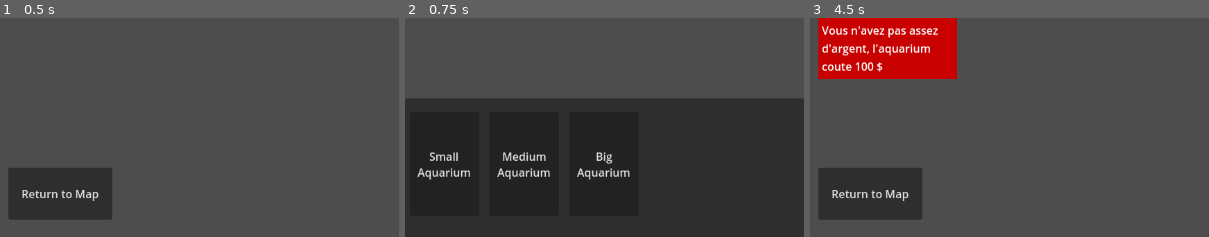
Above: before the commit, frames 1-3 (left to right).
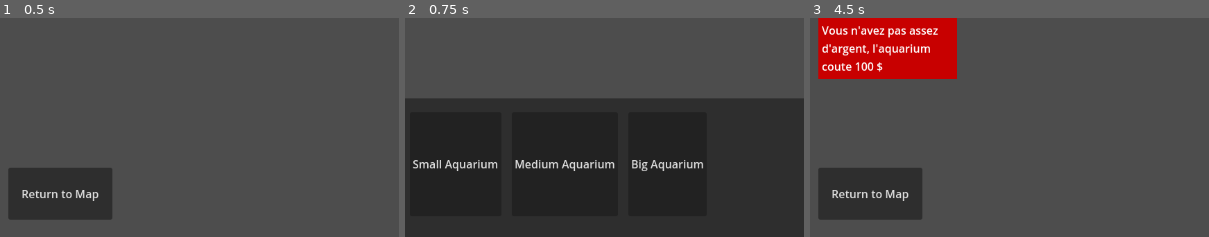
Above: after the commit, the same moments.

Repository: LeSaintRizBleu/poisson
Game: Godot game, scene res://core/aquarium/Aquarium.tscn
Two runs of this game, one before a commit and one after it. Both use one fixed random seed, a clock stepped at 60 frames per second and the inputs below. The engine's default icon, where the game draws it, is replaced by a stand-in: a white triangle on a blue panel in a dark square.
Inputs:
- Up to frame 1 (0.5 s): no input
- Up to frame 2 (0.75 s): click "Shop" at 0.5 s
- Up to frame 3 (4.5 s): click "Small Aquarium" at 1.25 s; click "Shop" at 2 s; click "Medium Aquarium" at 2.75 s; click "Shop" at 3.5 s; click "Big Aquarium" at 4.25 s
The pictures show only the part of the screen within x 1-51%, y 50-100%; the shares and areas given below are measured in that part.

Frame 1 is identical in both runs. In frame 2, 2.8% of the frame differs, in the area x 2-75%, y 61-74%; in frame 3, nothing differs.

Commit message:
add resources for aquarium shop

Diff:
--- a/core/aquarium/Aquarium.gd
+++ b/core/aquarium/Aquarium.gd
@@ -28,13 +28,14 @@
 			var x: float = aquarium["x"]
 			var y: float = aquarium["y"]
 			var pos: Vector2 = Vector2(x, y)
-			instance.type = aquarium["type"]
+			var url: String = "res://resources/aquariumTypes/"+aquarium["type"]+".tres"
+			instance.type = load(url)
 			instance.global_position = pos
 			instance.id = id
 			structures.add_child(instance)
 
-func create_tank_ghost(type: String) -> void:
-	if Save.get_money() < 100: #TODO fix  mettre prix reel de l'aquarium
+func create_tank_ghost(type: AquariumType) -> void:
+	if Save.get_money() < type.get_price():
 		add_error_popup("Vous n'avez pas assez d'argent, l'aquarium coute 100 $")
 	elif ghosts.get_child_count() == 0:
 		var instance: TankGhost = tank_ghost.instantiate()
@@ -43,8 +44,8 @@
 		instance.create_tank.connect(create_tank)
 		instance.error.connect(add_error_popup)
 
-func create_tank(pos: Vector2, type: String) -> void:
-	var id: String = Save.add_aquirium(pos, type)
+func create_tank(pos: Vector2, type: AquariumType) -> void:
+	var id: String = Save.add_aquirium(pos, type.get_id())
 	Save.save_data()
 	var instance: Tank = tank.instantiate()
 	instance.id = id
@@ -52,7 +53,7 @@
 	instance.type = type
 	structures.add_child(instance)
 
-func _on_aquarium_hud_create_tank(type: String) -> void:
+func _on_aquarium_hud_create_tank(type: AquariumType) -> void:
 	create_tank_ghost(type)
 
 func add_error_popup(content: String) -> void:
--- a/core/globals/Context.gd
+++ b/core/globals/Context.gd
@@ -3,3 +3,4 @@
 var tank_id: String = ""
 var fish: String = ""
 var ghost_on: bool = false
+var type: AquariumType
--- /dev/null
+++ b/core/resources/AquariumType.gd
@@ -0,0 +1,23 @@
+class_name AquariumType
+extends Resource
+
+@export var id: String
+@export var name: String
+@export var price: int
+@export var capacity: int
+@export var color: Color
+
+func get_label() -> String:
+	return name
+
+func get_price() -> int:
+	return price
+
+func get_capacity() -> int:
+	return capacity
+
+func get_color() -> Color:
+	return color
+
+func get_id() -> String:
+	return id
--- a/core/tank/Tank.gd
+++ b/core/tank/Tank.gd
@@ -3,14 +3,14 @@
 
 var mouse_in: bool = false
 var id: String
-var type: String
+var type: AquariumType
 
 @onready var sprite: Sprite2D = $Sprite2D
 
 var visualisation_url: String = "res://core/visualisation/Visualisation.tscn"
 
 func _ready() -> void:
-	_get_color_for_type()
+	sprite.modulate = type.get_color()
 
 func destroy() -> void:
 	queue_free()
@@ -30,13 +30,5 @@
 func create_visualisation() -> void:
 	if Context.ghost_on == false:
 		Context.tank_id = id
+		Context.type = type
 		get_tree().change_scene_to_file(visualisation_url)
-
-func _get_color_for_type() -> void:
-	match type:
-		"small":
-			sprite.modulate = Color("#00ff00")
-		"medium":
-			sprite.modulate = Color("#0000ff")
-		"big":
-			sprite.modulate = Color("#ff0000")
--- a/core/tank/TankGhost.gd
+++ b/core/tank/TankGhost.gd
@@ -2,7 +2,7 @@
 class_name TankGhost
 
 var can_be_placed: int = 0
-var type: String
+var type: AquariumType
 
 var grid_size: Vector2 = Vector2(32, 32)
 
@@ -35,7 +35,7 @@
 
 func create_struct() -> void:
 	if can_be_placed == 0:
-		Save.sub_money(_get_tank_price_for_size())
+		Save.sub_money(type.get_price())
 		create_tank.emit(_get_pos_in_grid(), type)
 		destroy()
 	else:
@@ -50,14 +50,3 @@
 
 func _on_area_2d_area_exited(_area: Area2D) -> void:
 	can_be_placed -= 1
-
-func _get_tank_price_for_size() -> int:
-	var price: int = 0
-	match type:
-		"small":
-			price = 50
-		"medium":
-			price = 100
-		"big":
-			price = 200
-	return price
--- a/core/ui/aquariumHUD/AquariumHUD.gd
+++ b/core/ui/aquariumHUD/AquariumHUD.gd
@@ -47,6 +47,6 @@
 			if is_shop_open:
 				close_shop()
 
-func _on_aquarium_shop_create_tank(type: String) -> void:
+func _on_aquarium_shop_create_tank(type: AquariumType) -> void:
 	close_shop()
 	create_tank.emit(type)
--- a/core/ui/aquariumShop/AquariumShop.gd
+++ b/core/ui/aquariumShop/AquariumShop.gd
@@ -9,11 +9,5 @@
 func close() -> void:
 	hide()
 
-func _on_big_pressed() -> void:
-	create_tank.emit("big")
-
-func _on_medium_pressed() -> void:
-	create_tank.emit("medium")
-
-func _on_small_pressed() -> void:
-	create_tank.emit("small")
+func _on_aquarium_shop_button_shop_button_pressed(type: AquariumType) -> void:
+	create_tank.emit(type)
--- a/core/ui/aquariumShop/AquariumShop.tscn
+++ b/core/ui/aquariumShop/AquariumShop.tscn
@@ -1,6 +1,10 @@
-[gd_scene load_steps=2 format=3 uid="uid://cobv8ufbqehcx"]
+[gd_scene load_steps=6 format=3 uid="uid://cobv8ufbqehcx"]
 
 [ext_resource type="Script" uid="uid://dk0g0embymee0" path="res://core/ui/aquariumShop/AquariumShop.gd" id="1_sxa4d"]
+[ext_resource type="PackedScene" uid="uid://b8alhie5cr31h" path="res://core/ui/aquariumShop/AquariumShopButton.tscn" id="2_oittu"]
+[ext_resource type="Resource" uid="uid://f4j0gg3hdbmk" path="res://resources/aquariumTypes/small.tres" id="3_kboxf"]
+[ext_resource type="Resource" uid="uid://dc5vrluvnx13o" path="res://resources/aquariumTypes/medium.tres" id="4_1a85c"]
+[ext_resource type="Resource" uid="uid://d0mgtfyv55m3g" path="res://resources/aquariumTypes/big.tres" id="5_h342i"]
 
 [node name="AquariumShop" type="Control"]
 visible = false
@@ -39,24 +43,18 @@
 layout_mode = 2
 theme_override_constants/separation = 15
 
-[node name="Small" type="Button" parent="MarginContainer/ScrollContainer/HBoxContainer"]
-custom_minimum_size = Vector2(100, 0)
+[node name="AquariumShopButton" parent="MarginContainer/ScrollContainer/HBoxContainer" instance=ExtResource("2_oittu")]
 layout_mode = 2
-text = "Small Aquarium"
-autowrap_mode = 2
+type = ExtResource("3_kboxf")
 
-[node name="Medium" type="Button" parent="MarginContainer/ScrollContainer/HBoxContainer"]
-custom_minimum_size = Vector2(100, 0)
+[node name="AquariumShopButton2" parent="MarginContainer/ScrollContainer/HBoxContainer" instance=ExtResource("2_oittu")]
 layout_mode = 2
-text = "Medium Aquarium"
-autowrap_mode = 2
+type = ExtResource("4_1a85c")
 
-[node name="Big" type="Button" parent="MarginContainer/ScrollContainer/HBoxContainer"]
-custom_minimum_size = Vector2(100, 0)
+[node name="AquariumShopButton3" parent="MarginContainer/ScrollContainer/HBoxContainer" instance=ExtResource("2_oittu")]
 layout_mode = 2
-text = "Big Aquarium"
-autowrap_mode = 2
+type = ExtResource("5_h342i")
 
-[connection signal="pressed" from="MarginContainer/ScrollContainer/HBoxContainer/Small" to="." method="_on_small_pressed"]
-[connection signal="pressed" from="MarginContainer/ScrollContainer/HBoxContainer/Medium" to="." method="_on_medium_pressed"]
-[connection signal="pressed" from="MarginContainer/ScrollContainer/HBoxContainer/Big" to="." method="_on_big_pressed"]
+[connection signal="shop_button_pressed" from="MarginContainer/ScrollContainer/HBoxContainer/AquariumShopButton" to="." method="_on_aquarium_shop_button_shop_button_pressed"]
+[connection signal="shop_button_pressed" from="MarginContainer/ScrollContainer/HBoxContainer/AquariumShopButton2" to="." method="_on_aquarium_shop_button_shop_button_pressed"]
+[connection signal="shop_button_pressed" from="MarginContainer/ScrollContainer/HBoxContainer/AquariumShopButton3" to="." method="_on_aquarium_shop_button_shop_button_pressed"]
--- /dev/null
+++ b/core/ui/aquariumShop/AquariumShopButton.gd
@@ -0,0 +1,12 @@
+class_name AquariumShopButton
+extends Button
+
+@export var type: AquariumType
+
+signal shop_button_pressed
+
+func _ready() -> void:
+	text = type.get_label()
+
+func _on_pressed() -> void:
+	shop_button_pressed.emit(type)
--- /dev/null
+++ b/core/ui/aquariumShop/AquariumShopButton.tscn
@@ -0,0 +1,8 @@
+[gd_scene load_steps=2 format=3 uid="uid://b8alhie5cr31h"]
+
+[ext_resource type="Script" uid="uid://c3rqlwllqus0i" path="res://core/ui/aquariumShop/AquariumShopButton.gd" id="1_whs4s"]
+
+[node name="AquariumShopButton" type="Button"]
+script = ExtResource("1_whs4s")
+
+[connection signal="pressed" from="." to="." method="_on_pressed"]
--- a/core/ui/inventory/TankInventory.gd
+++ b/core/ui/inventory/TankInventory.gd
@@ -5,6 +5,7 @@
 @onready var inventory_container: ItemList = $MarginContainer/HSplitContainer/Inventory/VBoxContainer/InventoryList
 @onready var error_popup_manager: ErrorPopupManager = $ErrorPopupManager
 
+var type: AquariumType
 var id: String = ""
 
 signal reload_fishes
@@ -47,12 +48,11 @@
 	var data: Dictionary = Save.get_aquarium(id)
 	var fishes_in: int = 0
 	var fishes: Dictionary = data["fishes"]
-	var type: String = data["type"]
-	var size: int = _get_size_for_type(type)
+	var capacity: int = type.get_capacity()
 	for v: int in fishes.values():
 		fishes_in += v
 
-	if fishes_in < size:
+	if fishes_in < capacity:
 		var fish: String = inventory_container.get_item_text(index)
 		Save.add_fish_to_aquarium(id, fish)
 		Save.remove_fish_from_inventory(fish)
@@ -62,17 +62,6 @@
 	else:
 		error_popup_manager.add_popup("L'aquarium est plein, vous ne pouvez pas ajouter de poisson")
 
-func _get_size_for_type(type: String) -> int:
-	var size: int = 0
-	match type:
-		"small":
-			size = 10
-		"medium":
-			size = 25
-		"big":
-			size = 60
-	return size
-
 func _on_quit_pressed() -> void:
 	quit()
 
--- a/core/visualisation/Visualisation.gd
+++ b/core/visualisation/Visualisation.gd
@@ -11,7 +11,9 @@
 var shoal: PackedScene = preload("res://core/shoal/Shoal.tscn")
 var fish: PackedScene = preload("res://core/fish/Fish.tscn")
 var tank_inventory: PackedScene = preload("res://core/ui/inventory/TankInventory.tscn")
+
 var id: String
+var type: AquariumType
 
 var offset: float = 100.0
 
@@ -19,6 +21,7 @@
 
 func _ready() -> void:
 	id = Context.tank_id
+	type = Context.type
 	reload_fishes()
 
 func reload_fishes() -> void:
@@ -60,6 +63,7 @@
 func _on_tank_hud_add_fish() -> void:
 	var inventoryInstance: TankInventory = tank_inventory.instantiate()
 	inventoryInstance.id = id
+	inventoryInstance.type = type
 	add_child(inventoryInstance)
 	inventoryInstance.reload_fishes.connect(reload_fishes)
 
--- /dev/null
+++ b/resources/aquariumTypes/big.tres
@@ -0,0 +1,12 @@
+[gd_resource type="Resource" script_class="AquariumType" load_steps=2 format=3 uid="uid://d0mgtfyv55m3g"]
+
+[ext_resource type="Script" uid="uid://cuwycvfr7y6rt" path="res://core/resources/AquariumType.gd" id="1_wwbt7"]
+
+[resource]
+script = ExtResource("1_wwbt7")
+id = "big"
+name = "Big Aquarium"
+price = 60
+capacity = 200
+color = Color(1, 0, 0, 1)
+metadata/_custom_type_script = "uid://cuwycvfr7y6rt"
--- /dev/null
+++ b/resources/aquariumTypes/medium.tres
@@ -0,0 +1,12 @@
+[gd_resource type="Resource" script_class="AquariumType" load_steps=2 format=3 uid="uid://dc5vrluvnx13o"]
+
+[ext_resource type="Script" uid="uid://cuwycvfr7y6rt" path="res://core/resources/AquariumType.gd" id="1_2bf3i"]
+
+[resource]
+script = ExtResource("1_2bf3i")
+id = "medium"
+name = "Medium Aquarium"
+price = 25
+capacity = 100
+color = Color(0, 0, 1, 1)
+metadata/_custom_type_script = "uid://cuwycvfr7y6rt"
--- /dev/null
+++ b/resources/aquariumTypes/small.tres
@@ -0,0 +1,12 @@
+[gd_resource type="Resource" script_class="AquariumType" load_steps=2 format=3 uid="uid://f4j0gg3hdbmk"]
+
+[ext_resource type="Script" uid="uid://cuwycvfr7y6rt" path="res://core/resources/AquariumType.gd" id="1_bw8gy"]
+
+[resource]
+script = ExtResource("1_bw8gy")
+id = "small"
+name = "Small Aquarium"
+price = 50
+capacity = 10
+color = Color(0, 1, 0, 1)
+metadata/_custom_type_script = "uid://cuwycvfr7y6rt"
Not shown, added: core/resources/AquariumType.gd.uid
Not shown, added: core/ui/aquariumShop/AquariumShopButton.gd.uid
